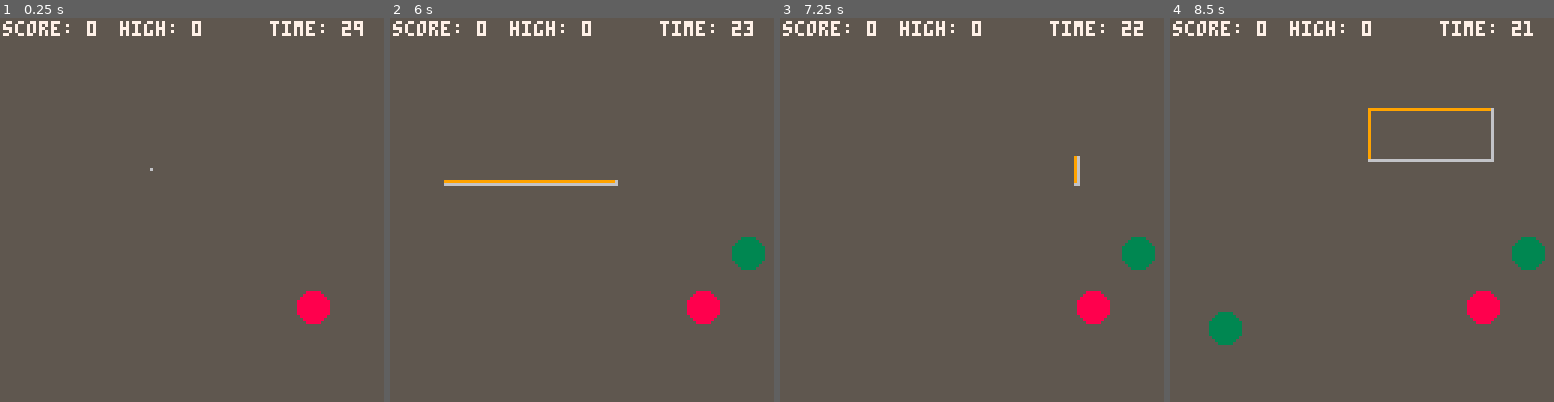
Above: before the commit, frames 1-4 (left to right).
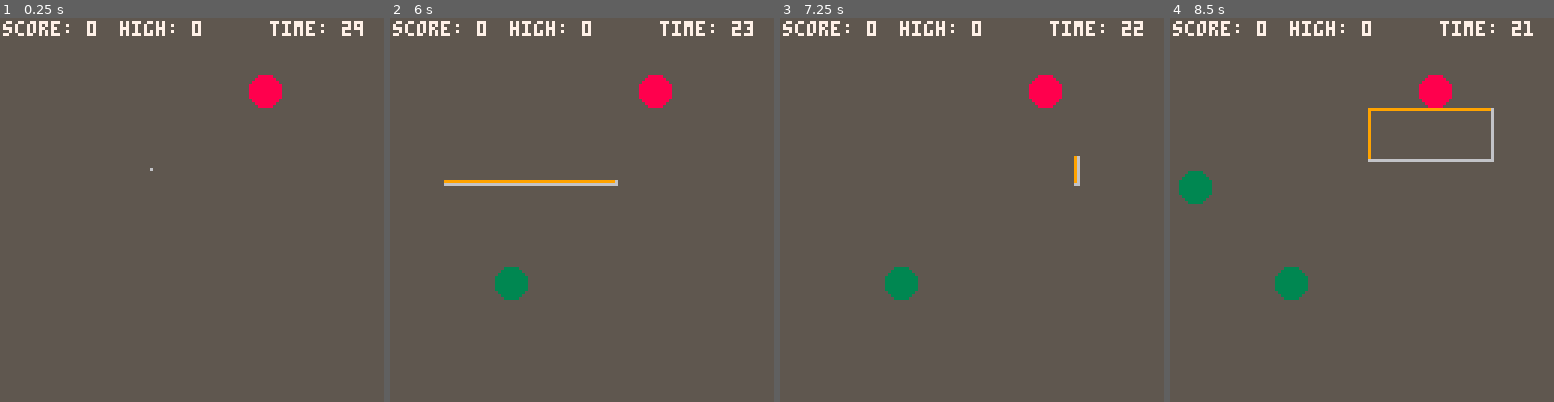
Above: after the commit, the same moments.

Repository: maxledlie/selectron-p8
Game: PICO-8 cartridge jammer.p8
Two runs of this game, one before a commit and one after it. Both use one fixed random seed, a clock stepped at 60 frames per second and the inputs below.
Inputs:
- Up to frame 1 (0.25 s): no input
- Up to frame 2 (6 s): tap X (X key) at 0.33, 1.07, 1.85, 2.97, 4.08, 5.2 s; tap O (Z key) at 0.7, 1.7, 2.1, 2.5, 2.9, 3.3, 3.7, 4.1, 4.5, 4.9, 5.3, 5.7 s; hold Right 1.6-2.1 s; hold Up 2.15-2.42 s; hold Right 2.47-3.03 s; hold Left 3.08-3.58 s; hold Down 3.63-3.97 s; hold Right 4.02-4.68 s; hold Up 4.73-5.03 s; hold Left 5.08-5.68 s; hold Down from 5.73 s (still down)
- Up to frame 3 (7.25 s): release Down at 6.03 s; hold Right 6.08-6.58 s; tap O (Z key) at 6.1, 6.5, 6.9 s; tap X (X key) at 6.32 s; hold Right 6.63-7.13 s; hold Up from 7.18 s (still down)
- Up to frame 4 (8.5 s): tap O (Z key) at 7.3, 7.7, 8.1 s; tap X (X key) at 7.43 s; release Up at 7.45 s; hold Right 7.5-8.07 s; hold Left from 8.12 s (still down)

The runs differ from the first frame. In frame 1, 1.2% of the frame differs, in the area x 64-86%, y 14-80%; in frame 2, 2.4%; in frame 3, 2.4%; in frame 4, 3.6%, in the area x 2-98%, y 14-86%.

Commit message:
Virtual grid and sfx

Diff:
--- a/jammer.p8
+++ b/jammer.p8
@@ -34,7 +32,8 @@
 -- grid size is 16x16
 -- virtual grid. dots plotted here.
 -- at dot generation time, consult this grid.
-GRID_SIZE = 12
+GRID_SIZE = 8
+TILE_SIZE = 16
 
 function state_reset()
     state = {
@@ -118,31 +118,39 @@
     return false
 end
 
+-- given the tile number (row major), return the pixel coords
+function tile_coords(tile_index)
+    local y_ = flr(tile_index / GRID_SIZE)
+    local x_ = tile_index % GRID_SIZE
+    return (x_ + 0.5) * TILE_SIZE, (y_ + 0.5) * TILE_SIZE
+end
+
 function calculate_score(boxlets)
     num_good_selected = 0
     num_bad_selected = 0
-    good_leftover = {}
-    bad_leftover = {}
-    for i, dot in ipairs(state.good_dots) do
-        if (is_selected(dot.x, dot.y, boxlets)) then
+    for i, _ in pairs(state.good_dots) do
+        dot_x, dot_y = tile_coords(i)
+        if (is_selected(dot_x, dot_y, boxlets)) then
             num_good_selected += 1
-        else
-            add(good_leftover, dot)
-        end
-    end
-    state.good_dots = good_leftover
-
-    for i, dot in ipairs(state.bad_dots) do
-        if (is_selected(dot.x, dot.y, boxlets)) then
+            state.good_dots[i] = nil
+        end
+    end
+    for i, _ in pairs(state.bad_dots) do
+        dot_x, dot_y = tile_coords(i)
+        if (is_selected(dot_x, dot_y, boxlets)) then
             num_bad_selected += 1
-        else
-            add(bad_leftover, dot)
-        end
-    end
-    state.bad_dots = bad_leftover
-
-    state.score += num_good_selected*num_good_selected
-               - 2*num_bad_selected*num_bad_selected
+            state.bad_dots[i] = nil
+        end
+    end
+
+    local score_change = num_good_selected*num_good_selected - 2*num_bad_selected*num_bad_selected
+    state.score += score_change
+
+    if score_change > 0 then
+        sfx(0)
+    else
+        sfx(1)
+    end
 end
 
 function ln(n)
@@ -174,22 +182,31 @@
     p = rnd(1)
     -- transform into exponential dist.
     res = -ln(p)/LAMBDA
-    printh("res: "..res)
     return res
 end
 
 function spawn_dot()
-    -- Uniformly sample a random point
-    dot_x = rnd(128)
-    dot_y = rnd(128)
-    dot = { x = dot_x, y = dot_y}
+    -- Rejection sample until we find a tile index not occupied by a good or bad dot
+    index = nil
+    for attempt = 1, 1000 do
+        i = flr(rnd(GRID_SIZE * GRID_SIZE + 1))
+        printh("i: "..i)
+        if not (state.good_dots[i] or state.bad_dots[i]) then
+            index = i
+            break
+        end
+    end
+
+    if index == nil then
+        printh("Failed to select index")
+        return
+    end
+
     r = flr(rnd(4))
-    printh("r: "..r)
-
     if r == 1 then
-        add(state.bad_dots, dot)
+        state.bad_dots[index] = true
     else
-        add(state.good_dots, dot)
+        state.good_dots[index] = true
     end
 
     state.next_spawn_time = state.game_time + get_next_spawn_time()
@@ -300,10 +317,10 @@
 
     -- Debug info
     color(7)
-    -- print(x, 0, 0)
-    -- print(y, 0, 8)
-    -- print(width, 0, 16)
-    -- print(height, 0, 24)
+    -- print(x, 0, 8)
+    -- print(y, 0, 16)
+    -- print(width, 0, 24)
+    -- print(height, 0, 32)
     print("score: "..state.score, 1, 1)
     print("high: "..dget(0), 40, 1)
     local display_time = max(0, flr(TIME_LIMIT - state.game_time))
@@ -311,17 +328,22 @@
 end
 
 function draw_dots()
-    for i, dot in ipairs(state.good_dots) do
-        if is_selected(dot.x, dot.y, boxlets) then
-            circ(dot.x, dot.y, 6, 10)
-        end
-        circfill(dot.x, dot.y, 5, 3)
-    end
-    for i, dot in ipairs(state.bad_dots) do
-        if is_selected(dot.x, dot.y, boxlets) then
-            circ(dot.x, dot.y, 6, 10)
-        end
-        circfill(dot.x, dot.y, 5, 8)
+    printh("good dots: "..dump(state.good_dots))
+    for i, _ in pairs(state.good_dots) do
+        printh("i: "..i)
+        dot_x, dot_y = tile_coords(i)
+        printh("good dot at "..dot_x..", "..dot_y)
+        if is_selected(dot_x, dot_y, boxlets) then
+            circ(dot_x, dot_y, 6, 10)
+        end
+        circfill(dot_x, dot_y, 5, 3)
+    end
+    for i, _ in pairs(state.bad_dots) do
+        dot_x, dot_y = tile_coords(i)
+        if is_selected(dot_x, dot_y, boxlets) then
+            circ(dot_x, dot_y, 6, 10)
+        end
+        circfill(dot_x, dot_y, 5, 8)
     end
 end
 
@@ -353,6 +375,19 @@
 
     local r = (y1 - y0) % pair_size
     line(x, y1 - r, x, min(y1 - r + DASH_SIZE, y1), color)
+end
+
+function dump(o)
+   if type(o) == 'table' then
+      local s = '{ '
+      for k,v in pairs(o) do
+         if type(k) ~= 'number' then k = '"'..k..'"' end
+         s = s .. '['..k..'] = ' .. dump(v) .. ','
+      end
+      return s .. '} '
+   else
+      return tostring(o)
+   end
 end
 
 __gfx__
Not shown, changed: the sound effects (__sfx__) section of jammer.p8
